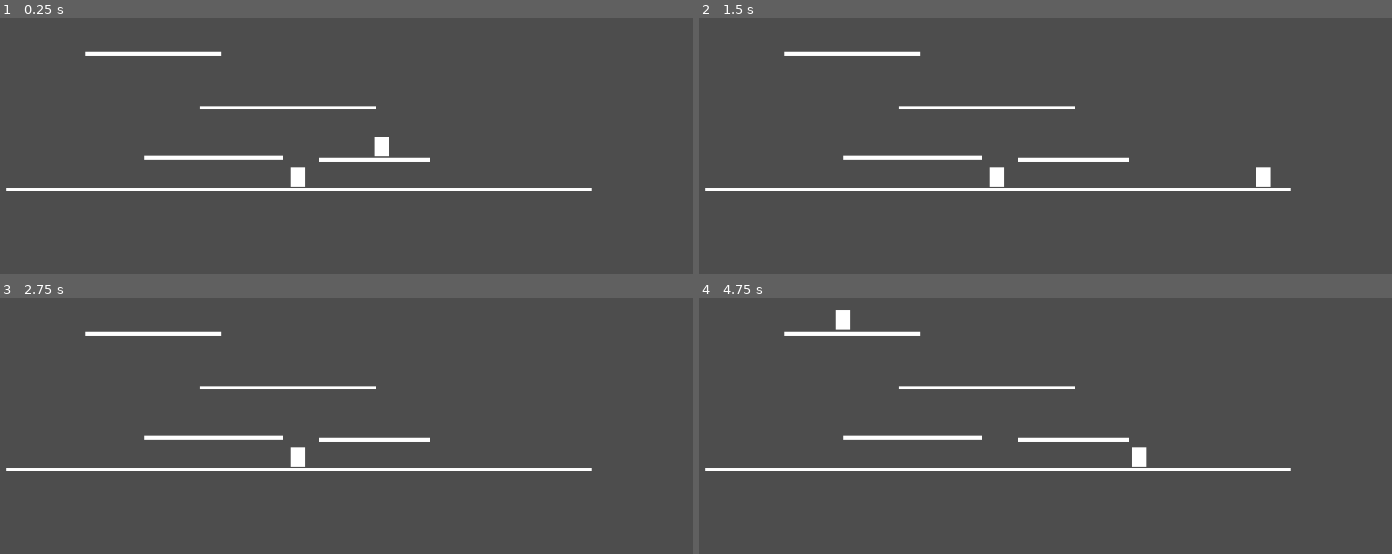
Above: before the commit, frames 1-4 (two rows, left to right).
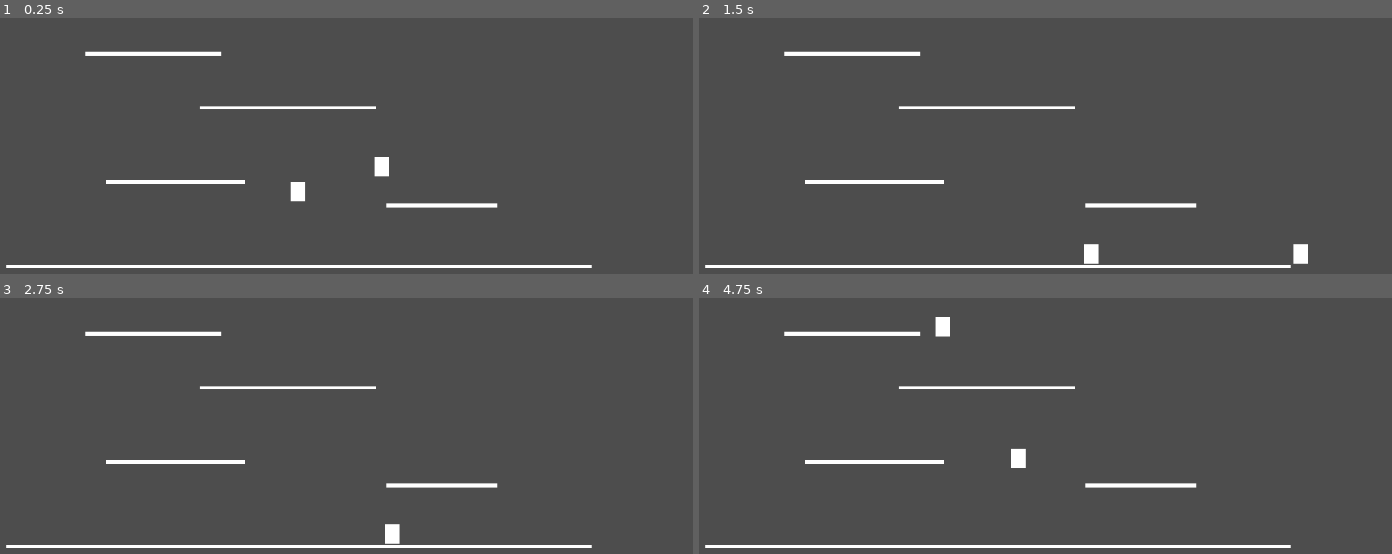
Above: after the commit, the same moments.

Repository: luizpanigassi/bulletoverflow42
Game: Godot game, scene res://scenes/game.tscn
The game is run twice, just before and just after one commit, with the same random seed, the same clock (stepped at 60 frames per second) and the same inputs.
Inputs:
- Up to frame 1 (0.25 s): no input
- Up to frame 2 (1.5 s): hold D (p1_right) from 0.53 s (still down); tap G (p1_dash) at 0.6 s; tap Space (p1_jump, bound only after the commit) at 0.77 s; tap Keypad 2 (p2_dash) at 0.8, 1.35 s
- Up to frame 3 (2.75 s): tap Space (p1_jump, bound only after the commit) at 1.52 s; tap Down (p2_down, bound only after the commit) at 1.55, 2.1 s; release D (p1_right) at 2.03 s; hold A (p1_left) from 2.03 s (still down); tap G (p1_dash) at 2.3 s
- Up to frame 4 (4.75 s): tap Enter at 2.75 s; release A (p1_left) at 2.78 s; hold D (p1_right) 2.78-4.28 s; tap G (p1_dash) at 2.85, 4.55 s; tap Space (p1_jump, bound only after the commit) at 3.02, 3.77, 4.52 s; tap Keypad 2 (p2_dash) at 3.05, 4.35 s; tap H (p1_shoot) at 3.6 s; tap Down (p2_down, bound only after the commit) at 3.8 s; tap Y (p1_reload, bound only after the commit) at 4.15 s; hold A (p1_left) from 4.28 s (still down)

The runs differ from the first frame. In frame 1, 3.8% of the frame differs, in the area x 0-86%, y 46-98%; in frame 2, 4.0%, in the area x 0-88%, y 53-98%; in frame 3, 3.7%; in frame 4, 4.0%.

Commit message:
[feat]: dash added, 8-way dash/shooting

Diff:
--- a/project.godot
+++ b/project.godot
@@ -32,14 +32,29 @@
 "events": [Object(InputEventKey,"resource_local_to_scene":false,"resource_name":"","device":-1,"window_id":0,"alt_press …(192 unchanged characters)…
 ]
 }
+p1_up={
+"deadzone": 0.2,
+"events": [Object(InputEventKey,"resource_local_to_scene":false,"resource_name":"","device":-1,"window_id":0,"alt_pressed":false,"shift_pressed":false,"ctrl_pressed":false,"meta_pressed":false,"pressed":false,"keycode":0,"physical_keycode":87,"key_label":0,"unicode":119,"location":0,"echo":false,"script":null)
+]
+}
+p1_down={
+"deadzone": 0.2,
+"events": [Object(InputEventKey,"resource_local_to_scene":false,"resource_name":"","device":-1,"window_id":0,"alt_pressed":false,"shift_pressed":false,"ctrl_pressed":false,"meta_pressed":false,"pressed":false,"keycode":0,"physical_keycode":83,"key_label":0,"unicode":115,"location":0,"echo":false,"script":null)
+]
+}
 p1_jump={
 "deadzone": 0.2,
-"events": [Object(InputEventKey,"resource_local_to_scene":fa …(140 unchanged characters)… d":false,"keycode":0,"physical_keycode":87,"key_label":0,"unicode":119,"location":0,"echo":false,"script":null)
+"events": [Object(InputEventKey,"resource_local_to_scene":fa …(140 unchanged characters)… d":false,"keycode":0,"physical_keycode":32,"key_label":0,"unicode":32,"location":0,"echo":false,"script":null)
 ]
 }
 p1_shoot={
 "deadzone": 0.2,
 "events": [Object(InputEventKey,"resource_local_to_scene":false,"resource_name":"","device":-1,"window_id":0,"alt_press …(192 unchanged characters)…
+]
+}
+p1_reload={
+"deadzone": 0.2,
+"events": [Object(InputEventKey,"resource_local_to_scene":false,"resource_name":"","device":-1,"window_id":0,"alt_pressed":false,"shift_pressed":false,"ctrl_pressed":false,"meta_pressed":false,"pressed":false,"keycode":0,"physical_keycode":89,"key_label":0,"unicode":121,"location":0,"echo":false,"script":null)
 ]
 }
 p1_dash={
@@ -57,14 +72,29 @@
 "events": [Object(InputEventKey,"resource_local_to_scene":false,"resource_name":"","device":-1,"window_id":0,"alt_press …(195 unchanged characters)…
 ]
 }
+p2_up={
+"deadzone": 0.2,
+"events": [Object(InputEventKey,"resource_local_to_scene":false,"resource_name":"","device":-1,"window_id":0,"alt_pressed":false,"shift_pressed":false,"ctrl_pressed":false,"meta_pressed":false,"pressed":false,"keycode":0,"physical_keycode":4194320,"key_label":0,"unicode":0,"location":0,"echo":false,"script":null)
+]
+}
+p2_down={
+"deadzone": 0.2,
+"events": [Object(InputEventKey,"resource_local_to_scene":false,"resource_name":"","device":-1,"window_id":0,"alt_pressed":false,"shift_pressed":false,"ctrl_pressed":false,"meta_pressed":false,"pressed":false,"keycode":0,"physical_keycode":4194322,"key_label":0,"unicode":0,"location":0,"echo":false,"script":null)
+]
+}
 p2_jump={
 "deadzone": 0.2,
-"events": [Object(InputEventKey,"resource_local_to_scene":fa …(144 unchanged characters)… alse,"keycode":0,"physical_keycode":4194320,"key_label":0,"unicode":0,"location":0,"echo":false,"script":null)
+"events": [Object(InputEventKey,"resource_local_to_scene":fa …(144 unchanged characters)… alse,"keycode":0,"physical_keycode":4194438,"key_label":0,"unicode":48,"location":0,"echo":false,"script":null)
 ]
 }
 p2_shoot={
 "deadzone": 0.2,
 "events": [Object(InputEventKey,"resource_local_to_scene":false,"resource_name":"","device":-1,"window_id":0,"alt_press …(196 unchanged characters)…
+]
+}
+p2_reload={
+"deadzone": 0.2,
+"events": [Object(InputEventKey,"resource_local_to_scene":false,"resource_name":"","device":-1,"window_id":0,"alt_pressed":false,"shift_pressed":false,"ctrl_pressed":false,"meta_pressed":false,"pressed":false,"keycode":0,"physical_keycode":4194441,"key_label":0,"unicode":51,"location":0,"echo":false,"script":null)
 ]
 }
 p2_dash={
--- a/scenes/arenas/arena_test.tscn
+++ b/scenes/arenas/arena_test.tscn
@@ -8,7 +8,7 @@
 [node name="ArenaBase" instance=ExtResource("1_hvy0g")]
 
 [node name="Platform" parent="Geometry" index="0" instance=ExtResource("2_tiow5")]
-position = Vector2(119, 207)
+position = Vector2(64, 242)
 scale = Vector2(8.48, 1.92)
 
 [node name="Platform2" parent="Geometry" index="1" instance=ExtResource("2_tiow5")]
@@ -16,7 +16,7 @@
 scale = Vector2(10.8242, 1.39094)
 
 [node name="Platform3" parent="Geometry" index="2" instance=ExtResource("2_tiow5")]
-position = Vector2(351, 210)
+position = Vector2(448, 276)
 scale = Vector2(6.84, 1.72)
 
 [node name="Platform4" parent="Geometry" index="3" instance=ExtResource("2_tiow5")]
@@ -24,7 +24,7 @@
 scale = Vector2(8.29952, 1.8209)
 
 [node name="Platform5" parent="Geometry" index="4" instance=ExtResource("2_tiow5")]
-position = Vector2(242, 253)
+position = Vector2(242, 364)
 scale = Vector2(35.92, 1)
 
 [node name="SpawnPointA" parent="SpawnPoints" index="0" instance=ExtResource("3_sx3lf")]
@@ -49,5 +49,5 @@
 position = Vector2(241, 217)
 
 [node name="KillZone" parent="." index="5" instance=ExtResource("4_v0nrm")]
-position = Vector2(243, 324)
+position = Vector2(247, 507)
 scale = Vector2(22.1268, 1.3653)
--- a/scenes/entities/player.tscn
+++ b/scenes/entities/player.tscn
@@ -11,7 +11,12 @@
 
 [node name="Player" type="CharacterBody2D" groups=["players"]]
 script = ExtResource("1_ucweq")
+JUMP_FORCE = -600.0
+jump_buffer_duration = 0.15
 projectile_scene = ExtResource("2_1ie0h")
+shoot_cooldown = 0.3
+dash_speed = 500.0
+dash_cooldown = 0.7
 
 [node name="Sprite2D" type="Sprite2D" parent="."]
 position = Vector2(-0.500001, -1)
--- a/scripts/entities/input_handler.gd
+++ b/scripts/entities/input_handler.gd
@@ -4,14 +4,30 @@
 @export var right_action: String = "p1_right"
 @export var jump_action: String = "p1_jump"
 @export var shoot_action: String = "p1_shoot"
+@export var dash_action: String = "p1_dash"
+@export var reload_action: String = "p1_reload"
+@export var up_action: String = "p1_up"
+@export var down_action: String = "p1_down"
 
 var move_input: float = 0.0
 var jump_pressed: bool = false
 var jump_held: bool = false
 var shoot_pressed: bool = false
+var dash_pressed: bool = false
+var reload_pressed: bool = false
+var aim_direction: Vector2 = Vector2.ZERO
 
 func process_input():
 	move_input = Input.get_axis(left_action, right_action)
 	jump_pressed = Input.is_action_just_pressed(jump_action)
 	jump_held = Input.is_action_pressed(jump_action)
 	shoot_pressed = Input.is_action_just_pressed(shoot_action)
+	dash_pressed = Input.is_action_just_pressed(dash_action)
+	reload_pressed = Input.is_action_just_pressed(reload_action)
+
+	var horizontal: float = Input.get_axis(left_action, right_action)
+	var vertical: float = Input.get_axis(up_action, down_action)
+
+	aim_direction = Vector2(horizontal, vertical).normalized()
+
+	move_input = horizontal
--- a/scripts/entities/player.gd
+++ b/scripts/entities/player.gd
@@ -16,11 +16,20 @@
 @export var player_id: int = 1
 @export var projectile_scene: PackedScene
 @export var shoot_cooldown: float = 0.35
+@export var dash_speed: float = 850.0
+@export var dash_duration: float = 0.15
+@export var dash_cooldown: float = 0.6
+@export var max_ammo: int = 3
+@export var reload_duration: float = 1.2
 
 var coyote_timer: float = 0.0
 var jump_buffer_timer: float = 0.0
 var facing_direction: float = 1.0
 var can_shoot: bool = true
+var is_dashing: bool = false
+var can_dash: bool = true
+var current_ammo: int = 0
+var is_reloading: bool = false
 
 func _ready() -> void:
 	if player_id == 1:
@@ -28,15 +37,30 @@
 		input_handler.right_action = "p1_right"
 		input_handler.jump_action = "p1_jump"
 		input_handler.shoot_action = "p1_shoot"
-
+		input_handler.dash_action = "p1_dash"
+		input_handler.reload_action = "p1_reload"
+		input_handler.up_action = "p1_up"
+		input_handler.down_action = "p1_down"
 	elif player_id == 2:
 		input_handler.left_action = "p2_left"
 		input_handler.right_action = "p2_right"
 		input_handler.jump_action = "p2_jump"
 		input_handler.shoot_action = "p2_shoot"
+		input_handler.dash_action = "p2_dash"
+		input_handler.reload_action = "p2_reload"
+		input_handler.up_action = "p2_up"
+		input_handler.down_action = "p2_down"
+
+	current_ammo = max_ammo
 
 func _physics_process(delta: float) -> void:
 	input_handler.process_input()
+
+	if input_handler.dash_pressed:
+		start_dash()
+
+	if input_handler.reload_pressed:
+		reload()
 
 	if input_handler.move_input != 0:
 		facing_direction = input_handler.move_input
@@ -48,8 +72,12 @@
 
 	var target_speed: float = input_handler.move_input * speed
 
-	if not is_on_floor():
+	if not is_on_floor() and not is_dashing:
 		velocity.y += GRAVITY * delta
+
+	if is_dashing:
+		move_and_slide()
+		return
 
 	if is_on_floor():
 		coyote_timer = coyote_time_duration
@@ -80,6 +108,13 @@
 		shoot()
 
 func shoot() -> void:
+	if current_ammo <= 0:
+		reload()
+		return
+
+	if is_reloading:
+		return
+
 	if not can_shoot:
 		return
 
@@ -87,8 +122,19 @@
 
 	var projectile: Area2D = projectile_scene.instantiate()
 
+	current_ammo -= 1
+	print("Ammo: ", current_ammo)
+
 	projectile.global_position = global_position
-	projectile.direction = facing_direction
+
+	var shoot_direction: Vector2 = input_handler.aim_direction
+
+	if shoot_direction == Vector2.ZERO:
+		shoot_direction = Vector2(facing_direction, 0)
+
+	projectile.direction = shoot_direction.normalized()
+
+
 	projectile.owner_id = player_id
 
 	get_tree().current_scene.add_child(projectile)
@@ -99,6 +145,49 @@
 	await get_tree().create_timer(shoot_cooldown).timeout
 	can_shoot = true
 
+func start_dash() -> void:
+	if not can_dash:
+		return
+
+	is_dashing = true
+	can_dash = false
+
+	velocity.y = 0
+	var dash_direction: Vector2 = input_handler.aim_direction
+
+	if dash_direction == Vector2.ZERO:
+		dash_direction = Vector2(facing_direction, 0)
+
+	velocity = dash_direction * dash_speed
+
+	end_dash()
+	reset_dash_cooldown()
+
+func end_dash() -> void:
+	await get_tree().create_timer(dash_duration).timeout
+	is_dashing = false
+
+func reset_dash_cooldown() -> void:
+	await get_tree().create_timer(dash_cooldown).timeout
+	can_dash = true
+
+func reload() -> void:
+	if is_reloading:
+		return
+
+	if current_ammo == max_ammo:
+		return
+
+	is_reloading = true
+
+	print("Reloading...")
+	await get_tree().create_timer(reload_duration).timeout
+
+	current_ammo = max_ammo
+	is_reloading = false
+
+	print("Reloaded!")
+
 func die() -> void:
 	died.emit(player_id)
 	queue_free()
--- a/scripts/entities/projectile_basic.gd
+++ b/scripts/entities/projectile_basic.gd
@@ -2,14 +2,14 @@
 
 @export var speed: float = 700.0
 
-var direction: float = 1.0
+var direction: Vector2 = Vector2.RIGHT
 var owner_id: int = -1
 
 func _ready() -> void:
 	body_entered.connect(_on_body_entered)
 
 func _physics_process(delta: float) -> void:
-	global_position.x += direction * speed * delta
+	global_position += direction * speed * delta
 
 func _on_body_entered(body: Node2D) -> void:
 	if not body.is_in_group("players"):
